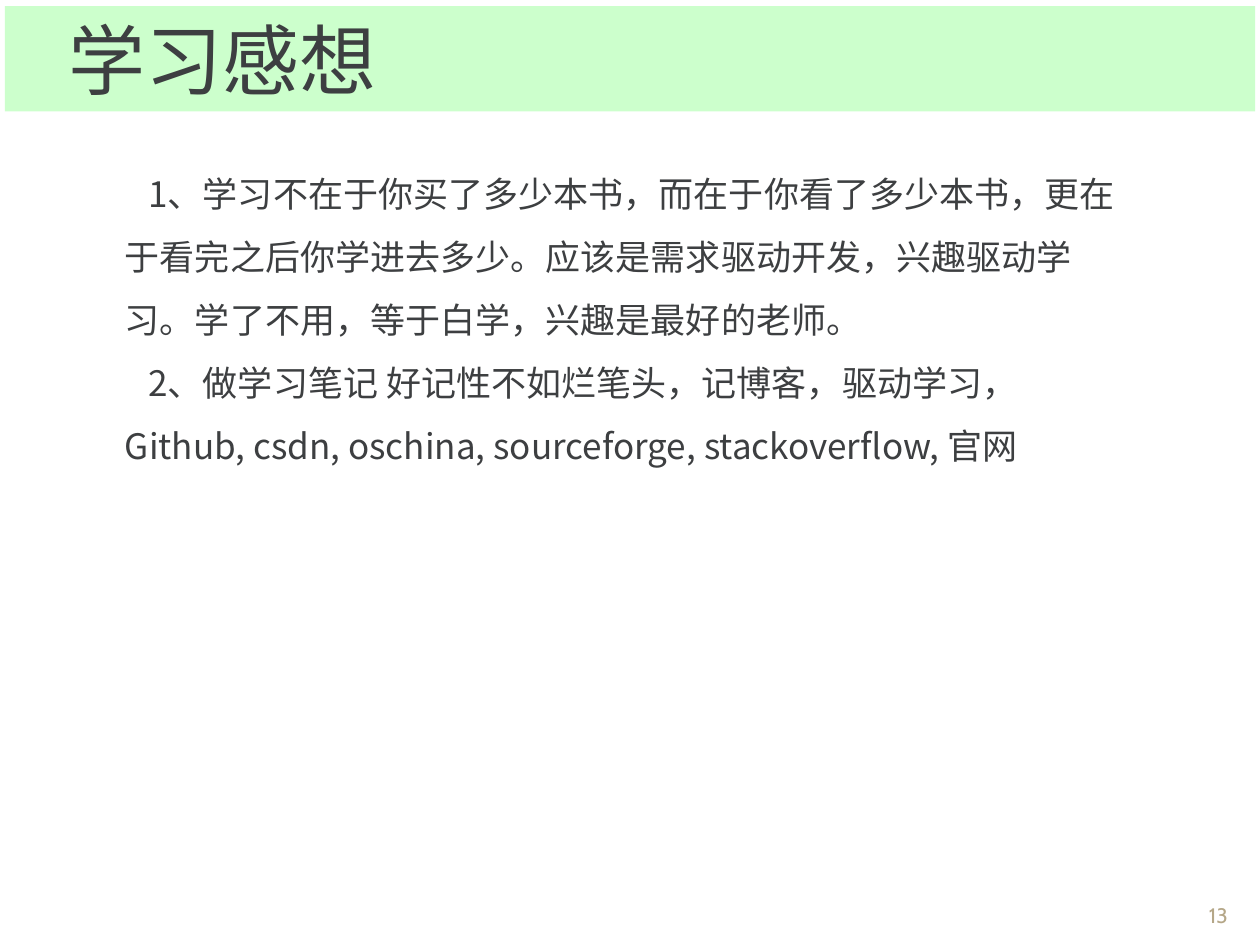
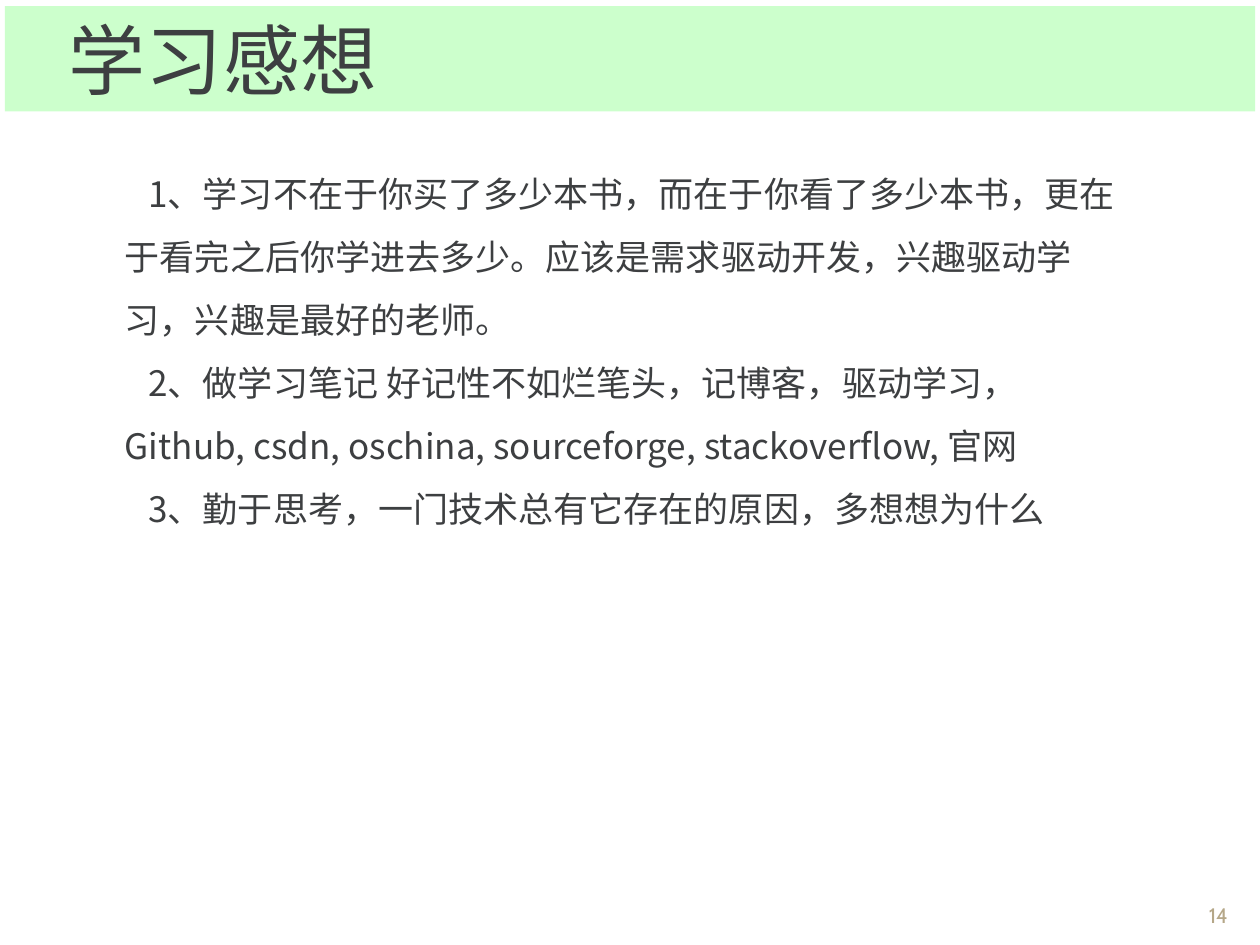
Before and after one commit to Spectrumleeee/Works, a slide deck: slide 14 of document/转正答辩_云平台部_黎光谱.ppt (slide 13 before the commit). Drawn at 1260x945 pixels with LibreOffice and Linux fonts; fonts in the diff are those of the drawing; background and template pictures are left out. Boxes give left, top, right and bottom in pixels: in the first picture for what was removed or moved away, otherwise in the second. Text is boxed around its words. In the diff, an @@ line names an element or a change of style, - is before the commit and + after.

```diff
--- a/document/转正答辩_云平台部_黎光谱.ppt
+++ b/document/转正答辩_云平台部_黎光谱.ppt
@@ text at <box>125,177,1114,337</box>: text changed @@
-1、学习不在于你买了多少本书，而在于你看了多少本书，更在于看完之后你学进去多少。应该是需求驱动开发，兴趣驱动学习。学了不用，等于白学，兴趣是最好的老师。
+1、学习不在于你买了多少本书，而在于你看了多少本书，更在于看完之后你学进去多少。应该是需求驱动开发，兴趣驱动学习，兴趣是最好的老师。
@@ text at <box>148,492,1044,526</box>: paragraph added @@
+3、勤于思考，一门技术总有它存在的原因，多想想为什么
@@ page number at <box>1209,908,1228,923</box>: text changed @@
-13
+14
```
Also in this commit, not shown: 4 other slides changed, 2 slides added, 1 slide removed.
